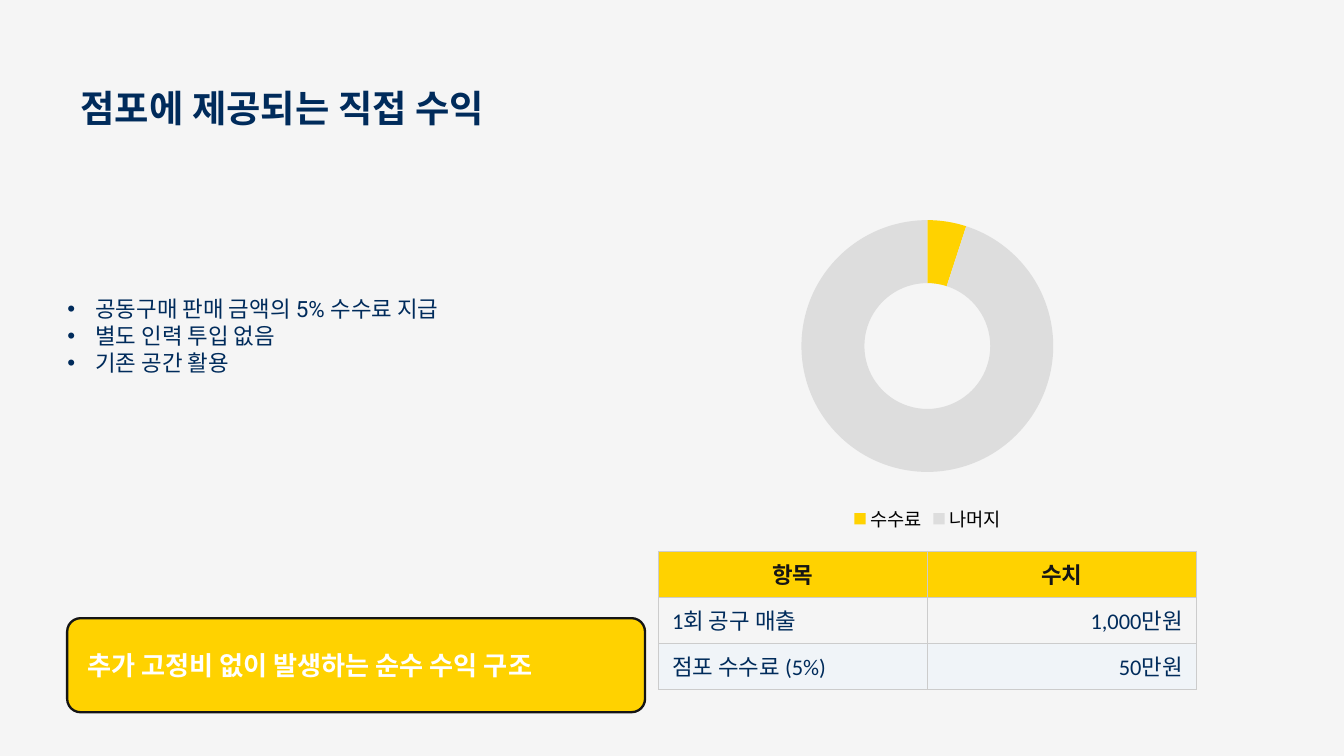
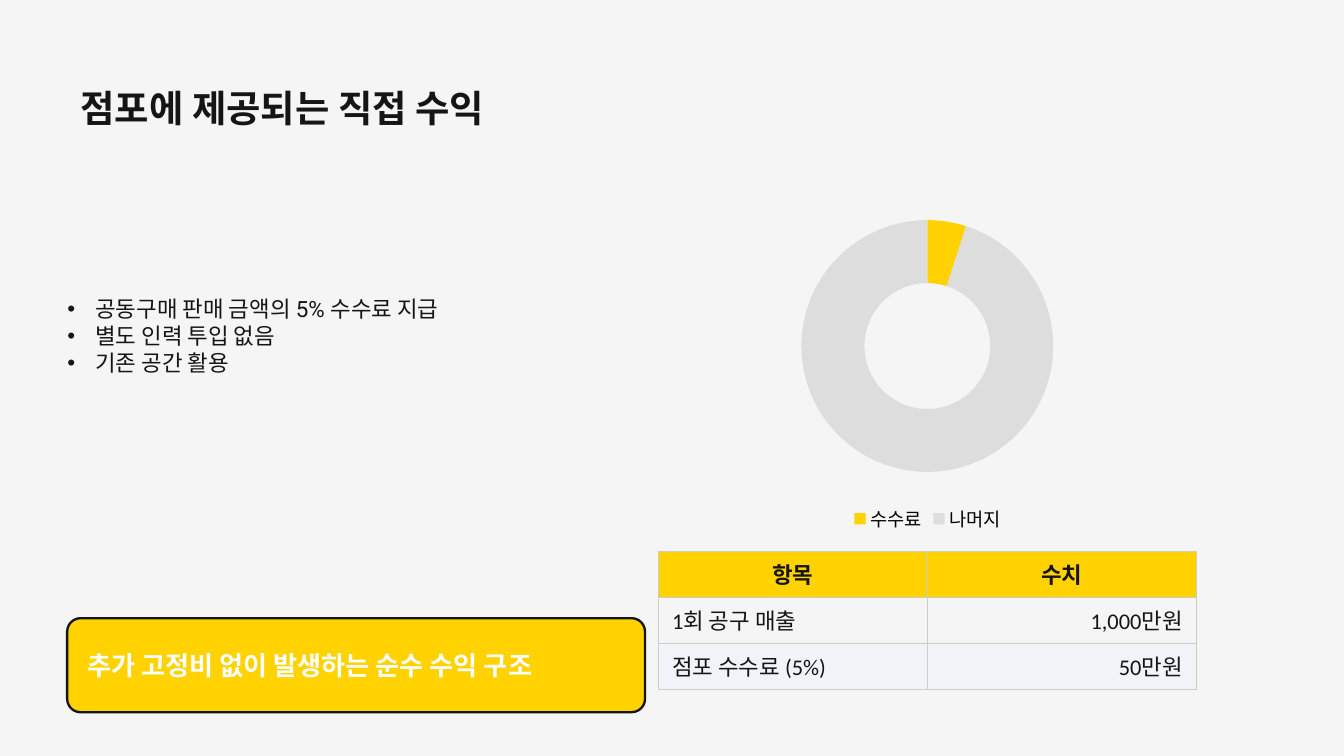
Before and after one commit to dhch777-maker/gagyebu, a slide deck: slide 4 of EMART/이마트에브리데이_사업제안서_v3_260301.pptx. Drawn at 1344x756 pixels with LibreOffice and Linux fonts; fonts in the diff are those of the drawing. Boxes give left, top, right and bottom in pixels: in the first picture for what was removed or moved away, otherwise in the second. Text is boxed around its words. In the diff, an @@ line names an element or a change of style, - is before the commit and + after.

```diff
--- a/EMART/이마트에브리데이_사업제안서_v3_260301.pptx
+++ b/EMART/이마트에브리데이_사업제안서_v3_260301.pptx
@@ text "점포에 제공되는 직접 수익" at [80,90,484,126]: text colour #002B5B to #151515 @@
@@ text "공동구매 판매 금액의 5% 수수료 ..." at [95,298,438,373]: text colour #002B5B to #151515 @@
@@ table at [659,551,1196,685] @@
@@ text colour #002B5B to #151515 in "1회 공구 매출", "1,000만원", "점포 수수료 (5%)", "50만원" @@
```
Also in this commit, not shown: 13 other slides changed, 2 other files.
